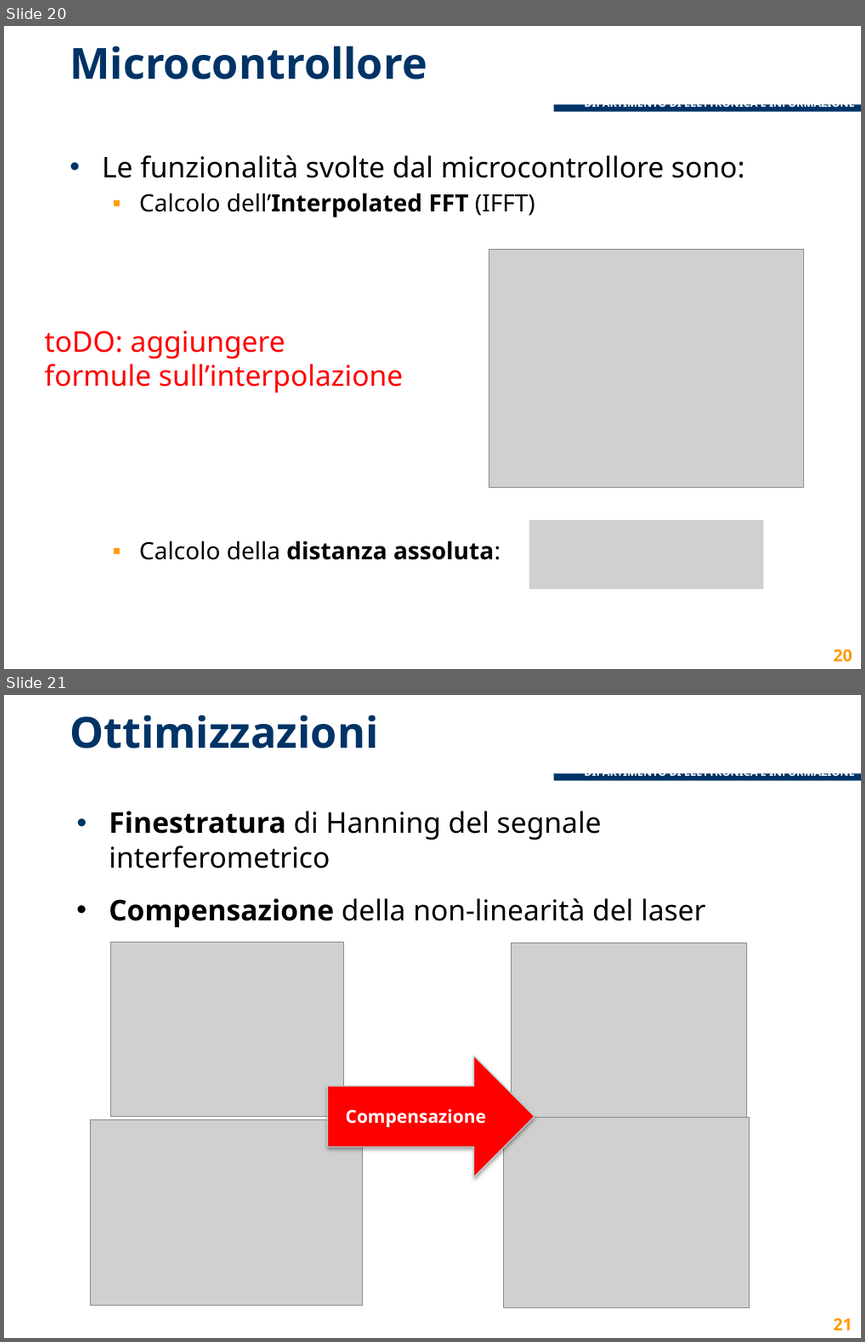
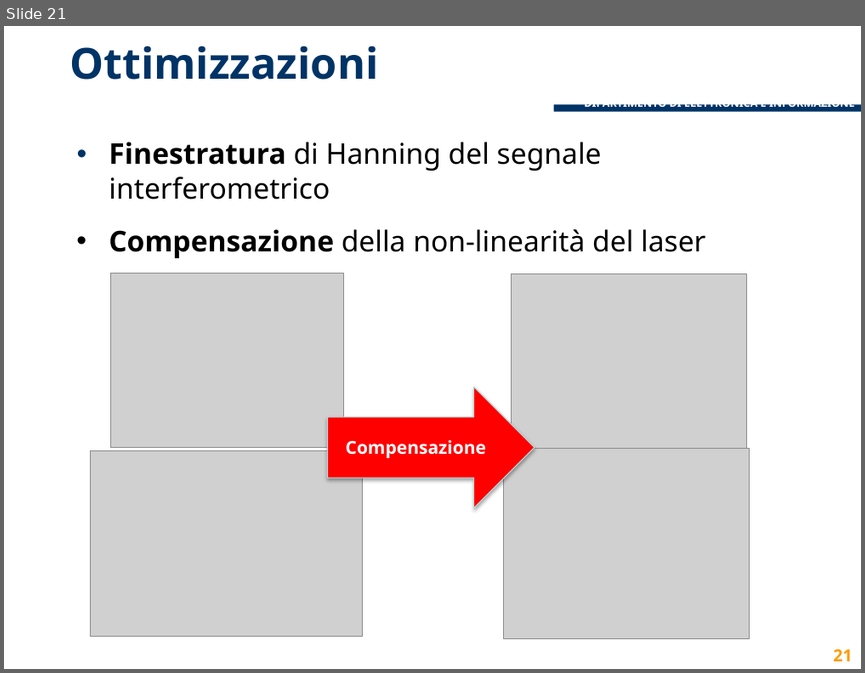
Before and after one commit to lcavagnispolimi/thesis_latex, a slide deck: presentazione_discussione.pptx. Shown one above the other, each under a label of ours: slides 20 and 21 before the commit, slide 21 after it. The pictures are 865x1342 and 865x673 pixels, drawn with LibreOffice and Linux fonts; fonts in the diff are those of the drawing; grey boxes stand for pictures; background and template pictures are left out. Boxes give left, top, right and bottom in pixels: in the first picture for what was removed or moved away, otherwise in the second. Text is boxed around its words. In the diff, an @@ line names an element or a change of style, - is before the commit and + after.

Commit message:
sistemata interpolazione (manca parte self-mix e resize delle img)

```diff
--- a/presentazione_discussione.pptx
+++ b/presentazione_discussione.pptx
@@ slide 20 removed at (x1=4, y1=26, x2=861, y2=669), background #FFFFFF; not listed: 3 template elements that a slide beside it also shows @@
@@ title removed at (x1=69, y1=46, x2=427, y2=80) @@
-Microcontrollore
@@ text removed at (x1=102, y1=155, x2=745, y2=560) @@
-• Le funzionalità svolte dal microcontrollore sono:
-  ▪ Calcolo dell’Interpolated FFT (IFFT)
-  ▪ Calcolo della distanza assoluta:
@@ picture removed at (x1=489, y1=249, x2=803, y2=487) @@
@@ text removed at (x1=45, y1=330, x2=403, y2=392) @@
-toDO: aggiungere
-formule sull’interpolazione
@@ picture removed at (x1=529, y1=520, x2=764, y2=588) @@
@@ page number removed at (x1=833, y1=648, x2=851, y2=661) @@
-20
```
Also in this commit, not shown: 5 slides changed, 1 slide added.
